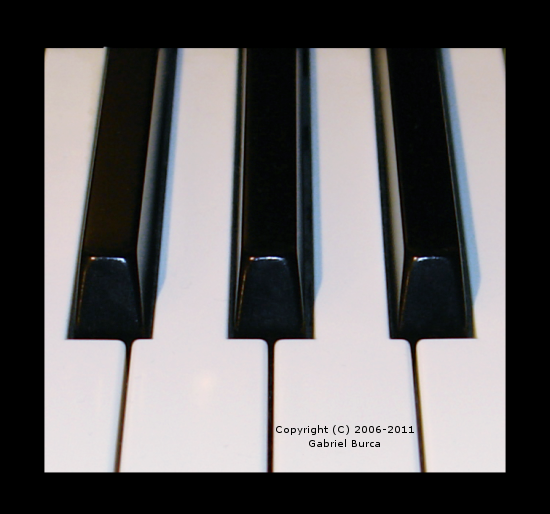
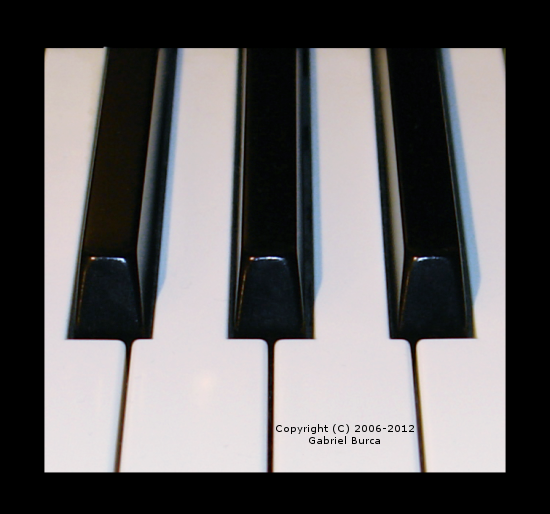
Layer changes from the first 550 × 514 image to the second:
renamed "Copyright (C) 2006-2011 ..." to "Copyright (C) 2006-2012 ...", painted on it over [276, 424, 414, 447]
